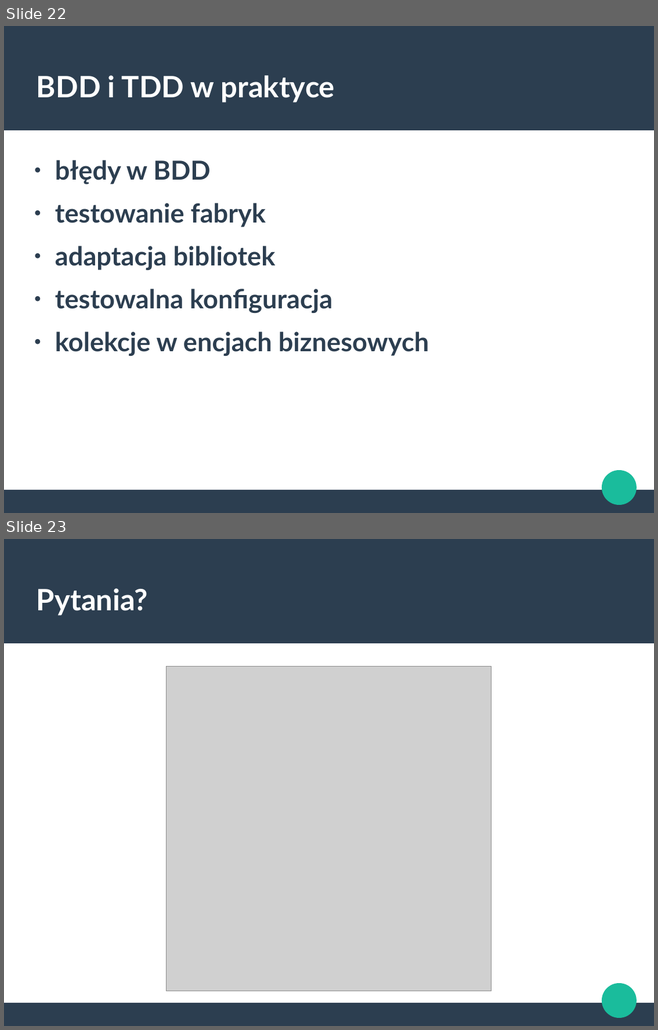
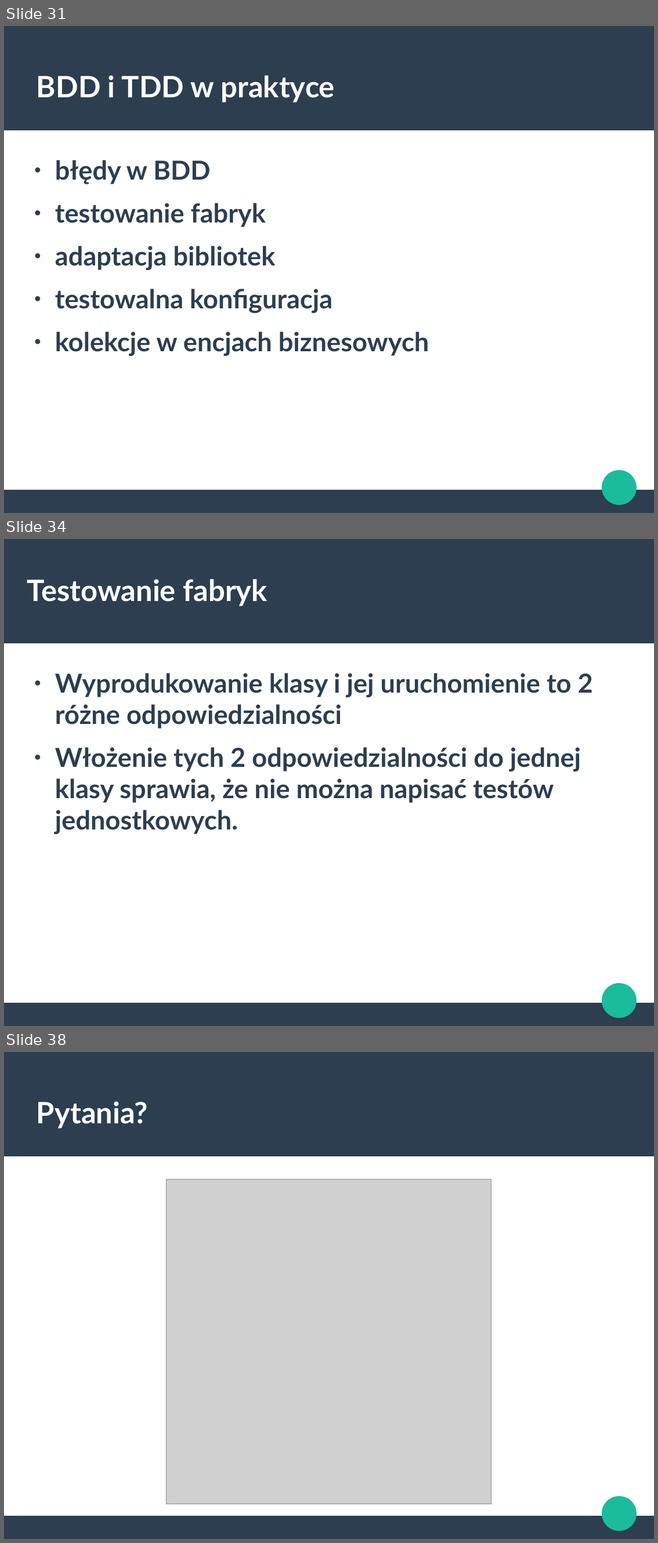
Before and after one commit to bartoszgolek/PHPers, a slide deck: Prezentacja PHPers.odp. Shown one above the other, each under a label of ours: slides 22 and 23 before the commit, slides 31, 34 and 38 after it; the slides between them are not shown. The pictures are 658x1030 and 658x1543 pixels, drawn with LibreOffice and Linux fonts; fonts in the diff are those of the drawing; grey boxes stand for pictures. Boxes give left, top, right and bottom in pixels: in the first picture for what was removed or moved away, otherwise in the second. Text is boxed around its words. In the diff, an @@ line names an element or a change of style, - is before the commit and + after.

```diff
--- a/Prezentacja PHPers.odp
+++ b/Prezentacja PHPers.odp
@@ slide 34 added at (4,539,654,1026), background #FFFFFF; not listed: 3 template elements that a slide beside it also shows @@
@@ title added at (27,579,267,606), 36 pt, text #FFFFFF, bold @@
+Testowanie fabryk
@@ text added at (55,673,593,834), 32 pt, text #2C3E50, bold @@
+● Wyprodukowanie klasy i jej uruchomienie to 2 różne odpowiedzialności
+● Włożenie tych 2 odpowiedzialności do jednej klasy sprawia, że nie można napisać testów jednostkowych.
@@ what was slide 22 is now slide 31 @@
@@ what was slide 23 is now slide 38 @@
```
Also in this commit, not shown: 2 slides changed, 14 other slides added, 13 other files.
